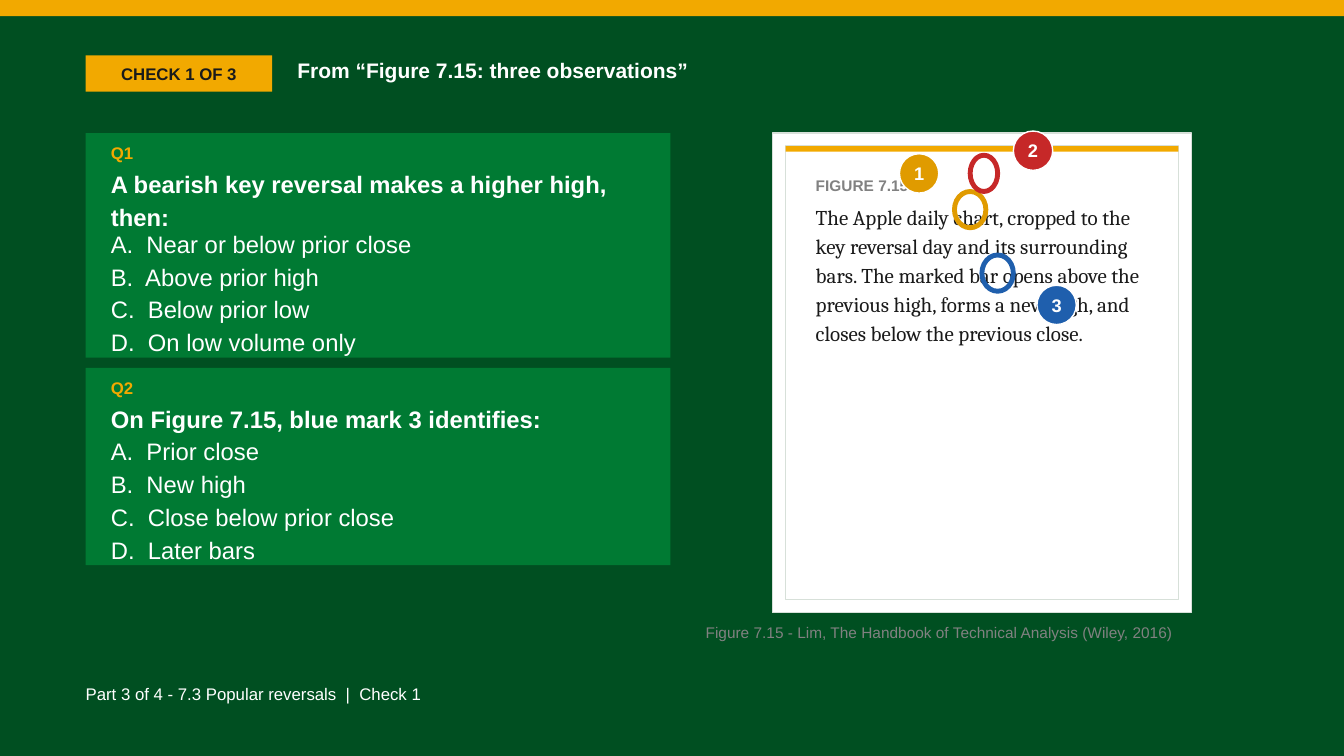
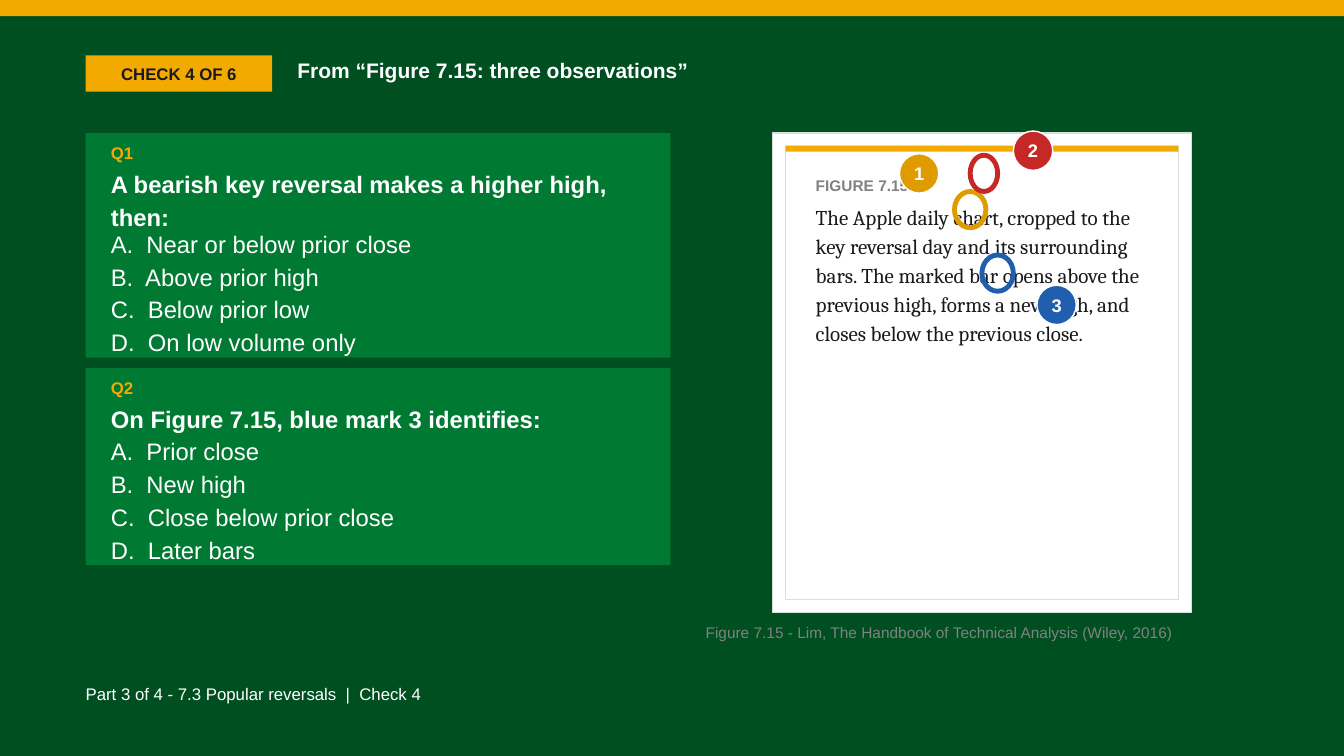
Before and after one commit to benjiesotelo-sudo/Telos_FIN1209, a slide deck: slide 24 of chapter-07/FIN1209-Chapter-07.pptx (slide 11 before the commit). Drawn at 1344x756 pixels with LibreOffice and Linux fonts; fonts in the diff are those of the drawing. Boxes give left, top, right and bottom in pixels: in the first picture for what was removed or moved away, otherwise in the second. Text is boxed around its words. In the diff, an @@ line names an element or a change of style, - is before the commit and + after.

```diff
--- a/chapter-07/FIN1209-Chapter-07.pptx
+++ b/chapter-07/FIN1209-Chapter-07.pptx
@@ text in rectangle at (x1=121, y1=68, x2=236, y2=80): text changed @@
-CHECK 1 OF 3
+CHECK 4 OF 6
@@ text at (x1=86, y1=688, x2=421, y2=704): text changed @@
-Part 3 of 4 - 7.3 Popular reversals | Check 1
+Part 3 of 4 - 7.3 Popular reversals | Check 4
```
Also in this commit, not shown: 9 other slides changed, 17 slides added, 5 slides removed, 2 other files.
